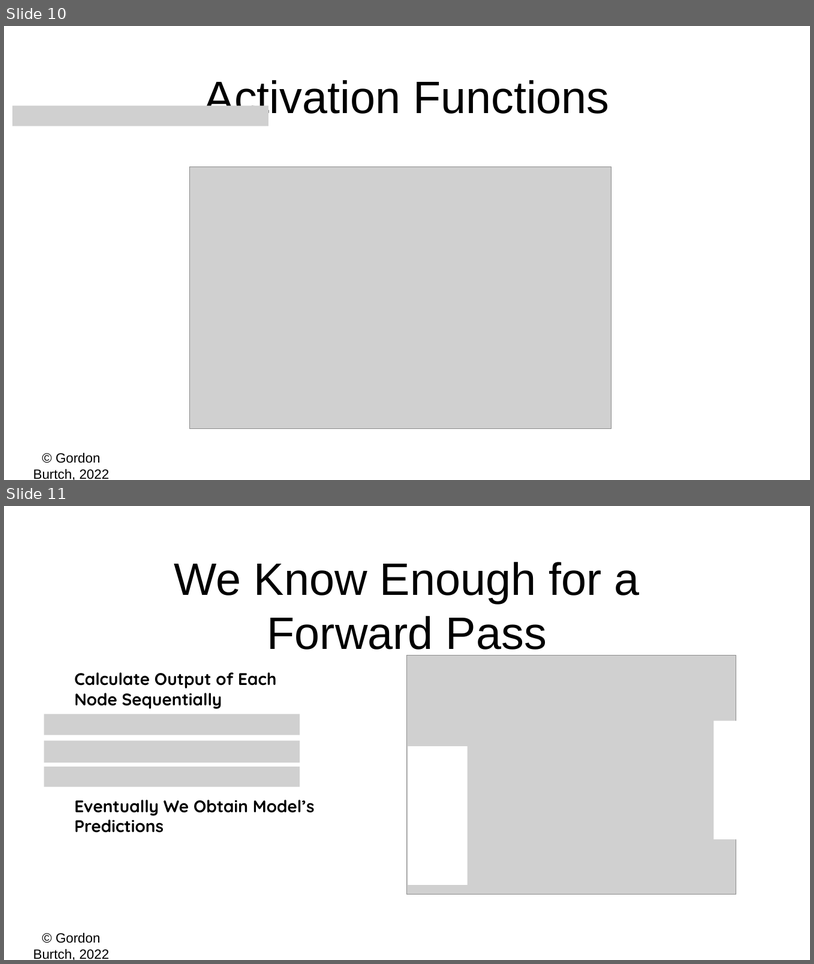
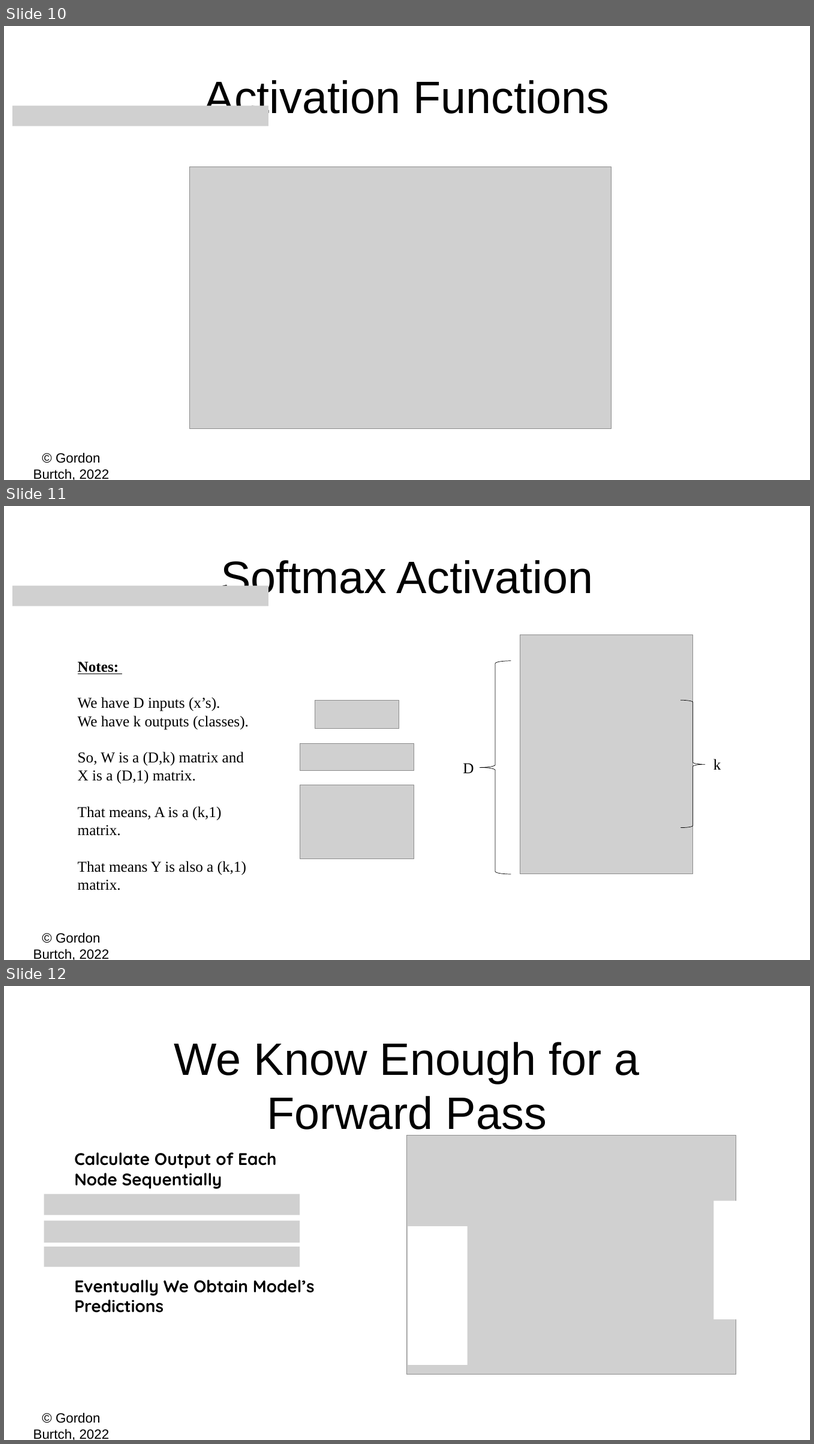
Before and after one commit to zizgao/BA865-2022, a slide deck: Week 2/02 - Math & Keras.pptx. Shown one above the other, each under a label of ours: slides 10 and 11 before the commit, slides 10, 11 and 12 after it. The pictures are 814x964 and 814x1444 pixels, drawn with LibreOffice and Linux fonts; fonts in the diff are those of the drawing; grey boxes stand for pictures. Boxes give left, top, right and bottom in pixels: in the first picture for what was removed or moved away, otherwise in the second. Text is boxed around its words. In the diff, an @@ line names an element or a change of style, - is before the commit and + after.

```diff
--- a/Week 2/02 - Math & Keras.pptx
+++ b/Week 2/02 - Math & Keras.pptx
@@ slide 11 added at [4, 506, 810, 960], background #FFFFFF; not listed: 1 template element that a slide beside it also shows @@
@@ text added at [221, 560, 593, 601], 54 pt, text #000000 @@
+Softmax Activation
@@ picture added at [12, 586, 269, 606] @@
@@ picture added at [520, 635, 693, 874] @@
@@ text added at [78, 661, 249, 890], 18 pt, text #000000 @@
+Notes:
+We have D inputs (x’s).
+We have k outputs (classes).
+So, W is a (D,k) matrix and X is a (D,1) matrix.
+That means, A is a (k,1) matrix.
+That means Y is also a (k,1) matrix.
@@ left brace added at [480, 661, 512, 874], outline #000000 0.5 pt @@
@@ picture added at [315, 700, 399, 729] @@
@@ left brace added at [681, 700, 706, 828], outline #000000 0.5 pt @@
@@ picture added at [300, 743, 414, 770] @@
@@ text added at [463, 763, 474, 773], 18 pt, text #000000 @@
+D
@@ text added at [714, 759, 722, 769], 18 pt, text #000000 @@
+k
@@ picture added at [300, 785, 414, 859] @@
@@ what was slide 11 is now slide 12 @@
```
Also in this commit, not shown: 2 slides changed, 2 other slides added, 2 slides removed, 2 other files.
